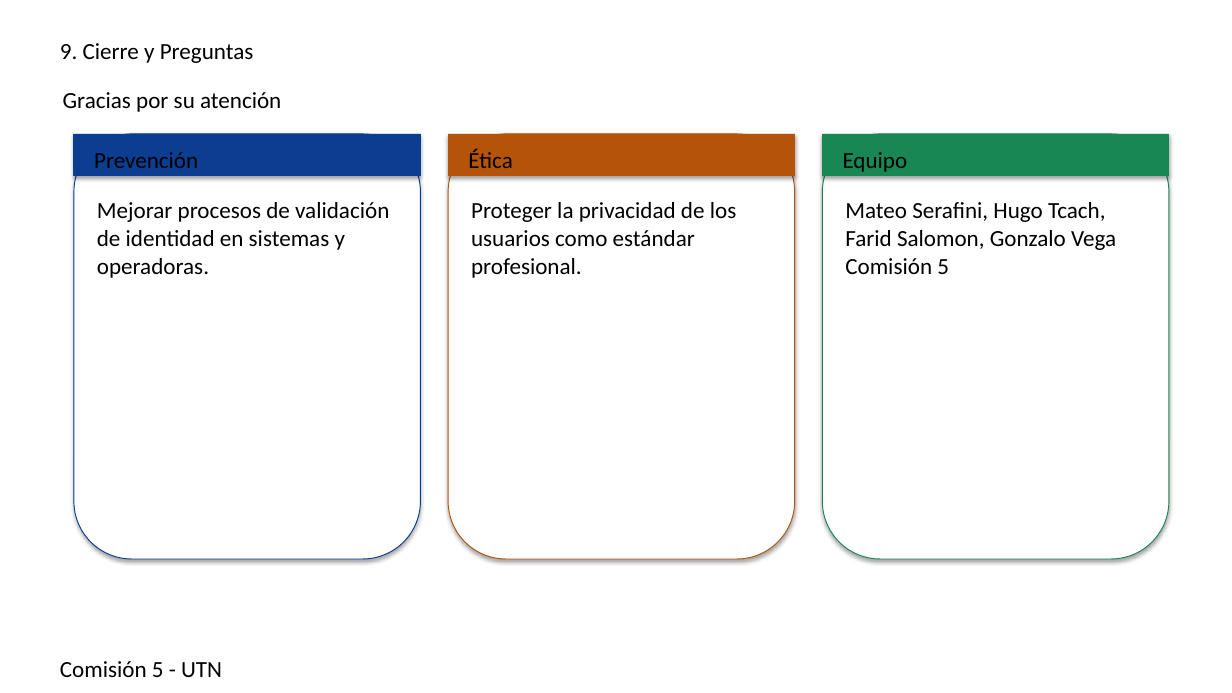
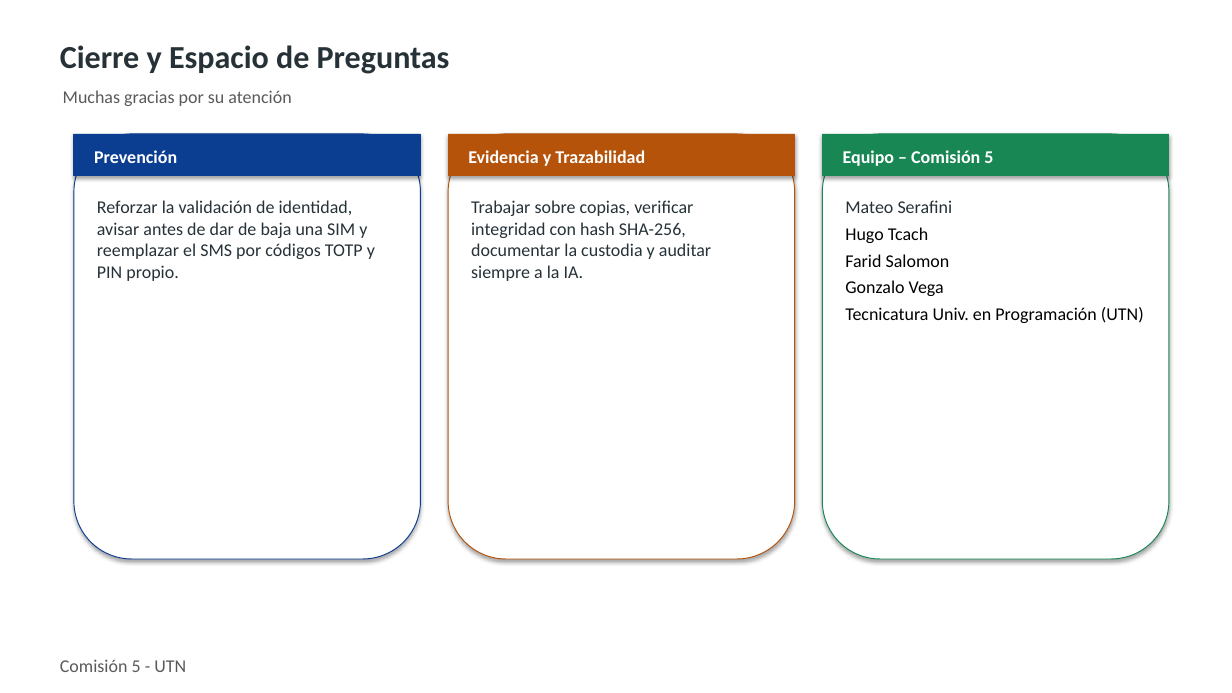
Before and after one commit to GonzaVega/TPI-Legislacion, a slide deck: slide 10 of resolucion-consignas/presentacion-y-guion/Presentacion_TPI_Eje1.pptx. Drawn at 1232x693 pixels with LibreOffice and Linux fonts; fonts in the diff are those of the drawing. Boxes give left, top, right and bottom in pixels: in the first picture for what was removed or moved away, otherwise in the second. Text is boxed around its words. In the diff, an @@ line names an element or a change of style, - is before the commit and + after.

```diff
--- a/resolucion-consignas/presentacion-y-guion/Presentacion_TPI_Eje1.pptx
+++ b/resolucion-consignas/presentacion-y-guion/Presentacion_TPI_Eje1.pptx
@@ text at [60,45,450,74]: text changed; size 18 to 25 pt; text colour #000000 to #263238; bold on @@
-9. Cierre y Preguntas
+Cierre y Espacio de Preguntas
@@ text at [63,90,291,106]: text changed; size 18 to 14 pt; text colour #000000 to #5A5A5A @@
-Gracias por su atención
+Muchas gracias por su atención
@@ text "Prevención" at [94,150,177,163]: size 18 to 14 pt, text colour #000000 to #FFFFFF, bold on; more space between paragraphs @@
@@ text at [468,150,645,166]: text changed; size 18 to 14 pt; text colour #000000 to #FFFFFF; bold on @@
-Ética
+Evidencia y Trazabilidad
@@ text at [843,150,993,166]: text changed; size 18 to 14 pt; text colour #000000 to #FFFFFF; bold on @@
-Equipo
+Equipo – Comisión 5
@@ text at [97,200,375,281]: text changed; size 18 to 14 pt; text colour #000000 to #263238 @@
-Mejorar procesos de validación de identidad en sistemas y operadoras.
+Reforzar la validación de identidad, avisar antes de dar de baja una SIM y reemplazar el SMS por códigos TOTP y PIN propio.
@@ text at [471,200,711,281]: text changed; size 18 to 14 pt; text colour #000000 to #263238 @@
-Proteger la privacidad de los usuarios como estándar profesional.
+Trabajar sobre copias, verificar integridad con hash SHA-256, documentar la custodia y auditar siempre a la IA.
@@ text at [845,200,1144,323]: text changed; size 18 to 14 pt @@
-Mateo Serafini, Hugo Tcach, Farid Salomon, Gonzalo Vega
-Comisión 5
+Mateo Serafini
+Hugo Tcach
+Farid Salomon
+Gonzalo Vega
+Tecnicatura Univ. en Programación (UTN)
@@ text "Comisión 5 - UTN" at [60,659,186,672]: size 18 to 14 pt, text colour #000000 to #5A5A5A; more space between paragraphs @@
```
Also in this commit, not shown: 8 other slides changed, 1 slide added, 1 slide removed, 34 other files.
